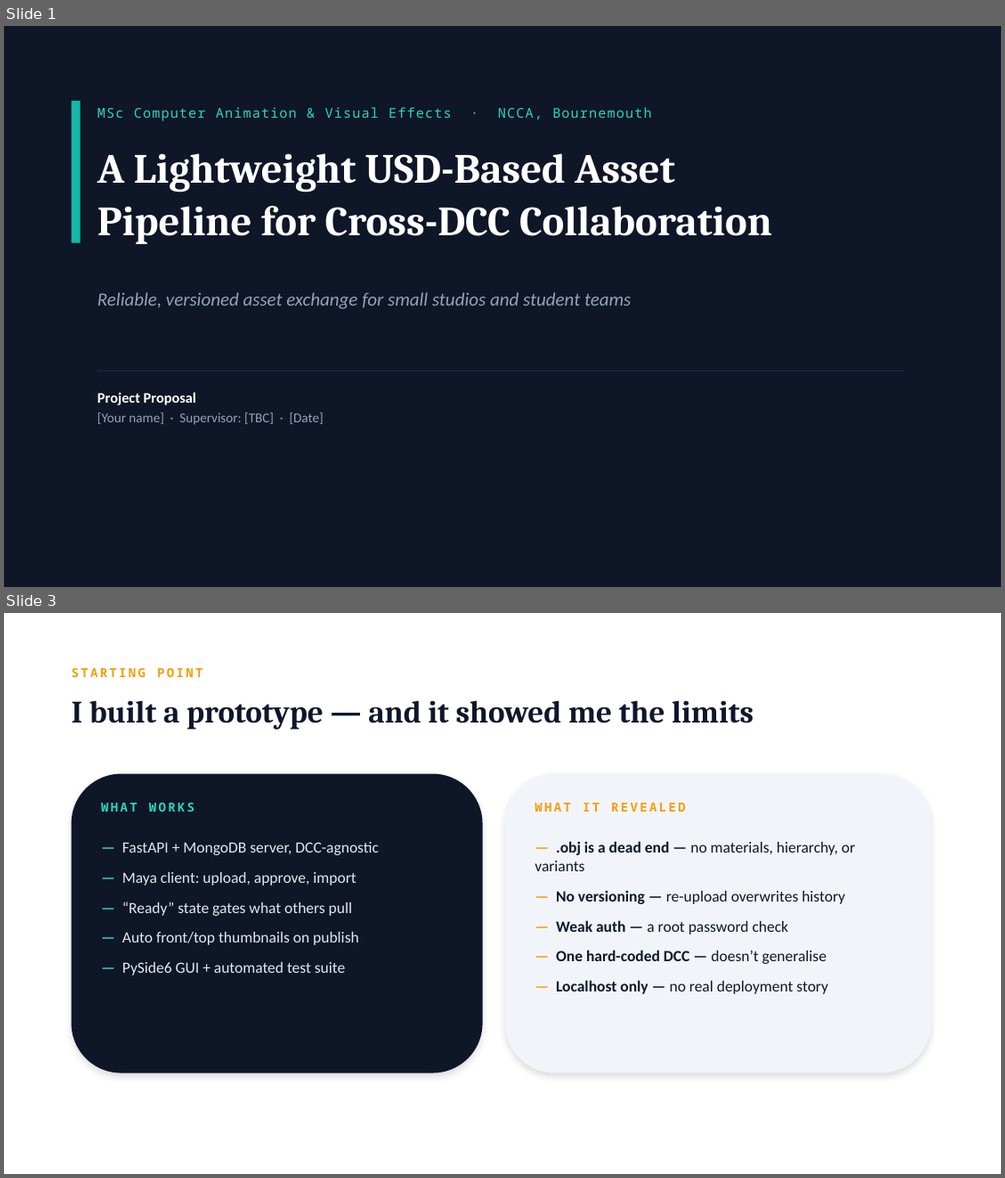
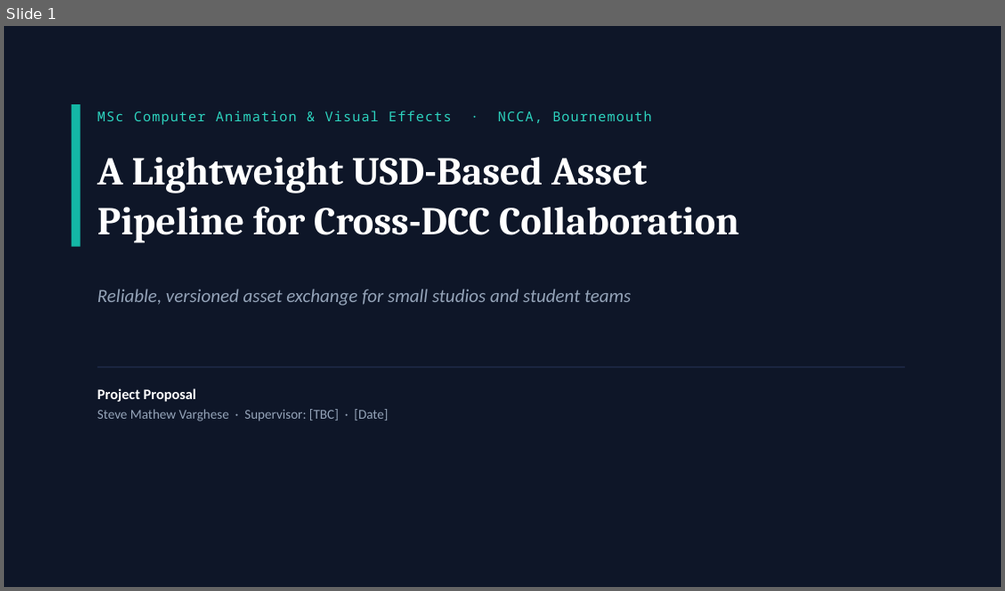
Before and after one commit to steve-mathew-v/usd-asset-pipeline, a slide deck: docs/MSc_Proposal.pptx. Shown one above the other, each under a label of ours: slides 1 and 3 before the commit, slide 1 after it; the slides between them are not shown. The pictures are 1005x1178 and 1005x591 pixels, drawn with LibreOffice and Linux fonts; fonts in the diff are those of the drawing. Boxes give left, top, right and bottom in pixels: in the first picture for what was removed or moved away, otherwise in the second. Text is boxed around its words. In the diff, an @@ line names an element or a change of style, - is before the commit and + after.

```diff
--- a/docs/MSc_Proposal.pptx
+++ b/docs/MSc_Proposal.pptx
@@ slide 3 removed at bbox=[4, 613, 1001, 1174], background #FFFFFF @@
@@ text removed at bbox=[72, 668, 202, 677] @@
-STARTING POINT
@@ text removed at bbox=[72, 700, 753, 729] @@
-I built a prototype — and it showed me the limits
@@ rounded rectangle removed at bbox=[72, 774, 483, 1073] @@
@@ rounded rectangle removed at bbox=[505, 774, 931, 1073] @@
@@ text removed at bbox=[101, 803, 194, 811] @@
-WHAT WORKS
@@ text removed at bbox=[534, 803, 686, 811] @@
-WHAT IT REVEALED
@@ text removed at bbox=[122, 842, 379, 975] @@
-— FastAPI + MongoDB server, DCC-agnostic
-— Maya client: upload, approve, import
-— “Ready” state gates what others pull
-— Auto front/top thumbnails on publish
-— PySide6 GUI + automated test suite
@@ text removed at bbox=[534, 841, 855, 994] @@
-— .obj is a dead end — no materials, hierarchy, or variants
-— No versioning — re-upload overwrites history
-— Weak auth — a root password check
-— One hard-coded DCC — doesn’t generalise
-— Localhost only — no real deployment story
@@ slide 1 changed as well @@
@@ rectangle: place and size @@
-rectangle at bbox=[72, 101, 81, 243]
+rectangle at bbox=[72, 104, 81, 247]
@@ text "MSc Computer Animation & Visual ...": place and size @@
-text "MSc Computer Animation & Visual ..." at bbox=[97, 107, 651, 121]
+text "MSc Computer Animation & Visual ..." at bbox=[97, 111, 651, 125]
@@ text "A Lightweight USD-Based Asset" at bbox=[97, 157, 739, 243]: size 40 to 38 pt @@
@@ text "Reliable, versioned asset exchange for ...": place and size @@
-text "Reliable, versioned asset exchange for ..." at bbox=[97, 292, 631, 309]
+text "Reliable, versioned asset exchange for ..." at bbox=[97, 289, 631, 305]
@@ rectangle: place and size @@
-rectangle at bbox=[97, 370, 905, 371]
+rectangle at bbox=[97, 366, 905, 368]
@@ text at bbox=[97, 409, 388, 421]: text changed @@
-[Your name] · Supervisor: [TBC] · [Date]
+Steve Mathew Varghese · Supervisor: [TBC] · [Date]
```
Also in this commit, not shown: 1 other slide changed, 5 slides added, 7 other slides removed, 27 other files.
